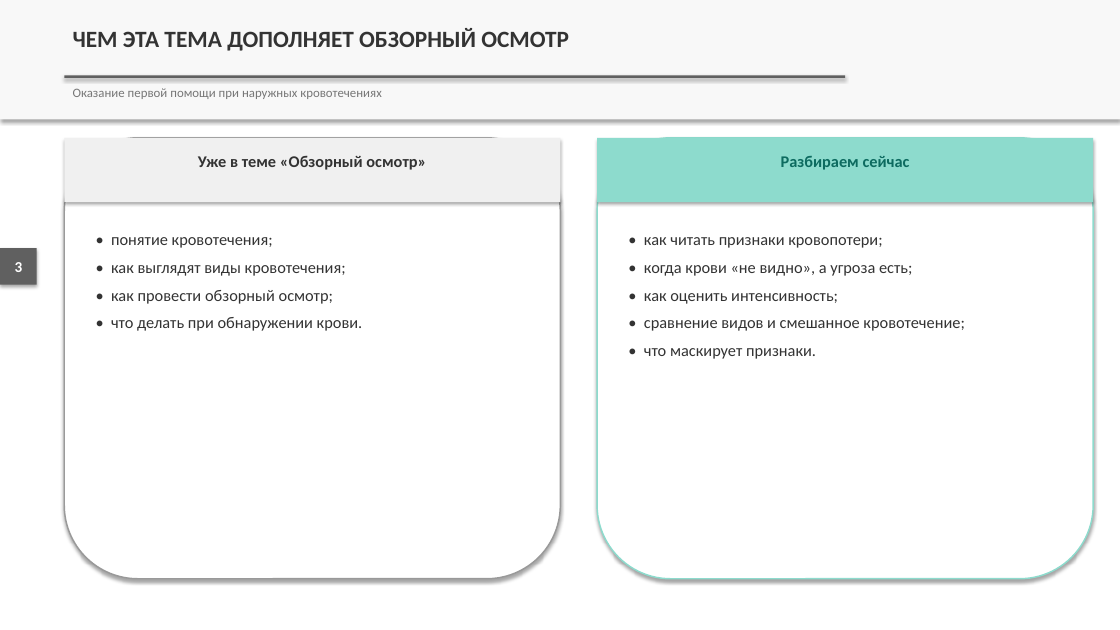
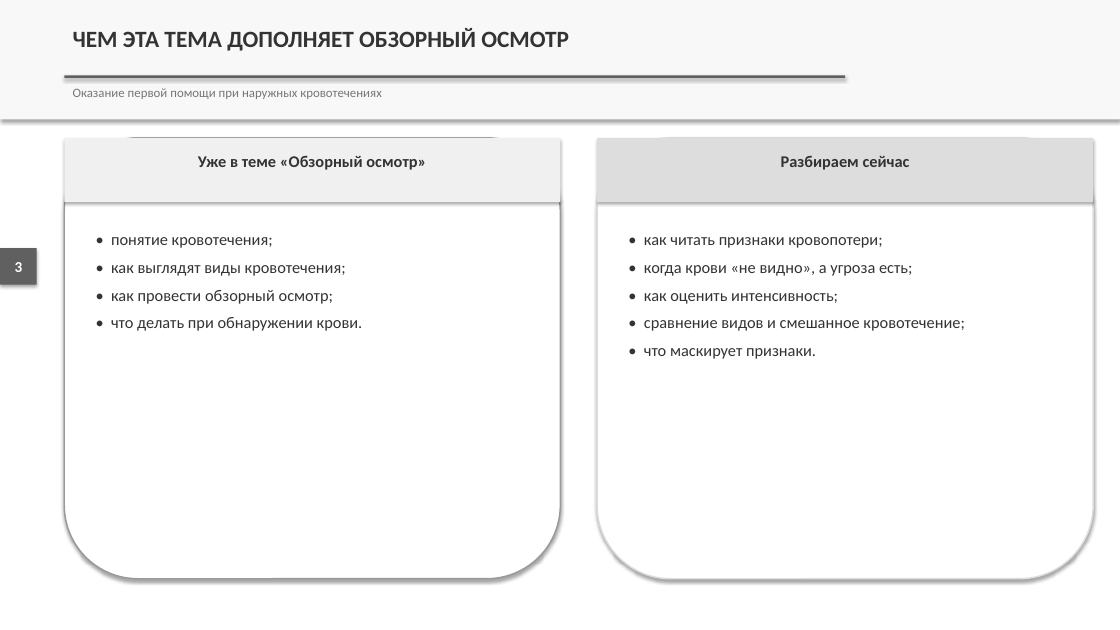
Before and after one commit to lysakalenushka-hash/-, a slide deck: slide 3 of presentations/out/Признаки_наружного_кровотечения_и_кровопотери.pptx. Drawn at 1120x630 pixels with LibreOffice and Linux fonts; fonts in the diff are those of the drawing. Boxes give left, top, right and bottom in pixels: in the first picture for what was removed or moved away, otherwise in the second. Text is boxed around its words. In the diff, an @@ line names an element or a change of style, - is before the commit and + after.

```diff
--- a/presentations/out/Признаки_наружного_кровотечения_и_кровопотери.pptx
+++ b/presentations/out/Признаки_наружного_кровотечения_и_кровопотери.pptx
@@ rounded rectangle at [597,138,1094,579]: outline #8DDBCD 1.25 pt to #DDDDDD 1.25 pt @@
@@ rectangle at [597,138,1094,202]: fill #8DDBCD to #DDDDDD @@
@@ text "Разбираем сейчас" at [781,156,910,170]: text colour #0D6B60 to #333333 @@
```
Also in this commit, not shown: 10 other slides changed, 4 other files.
